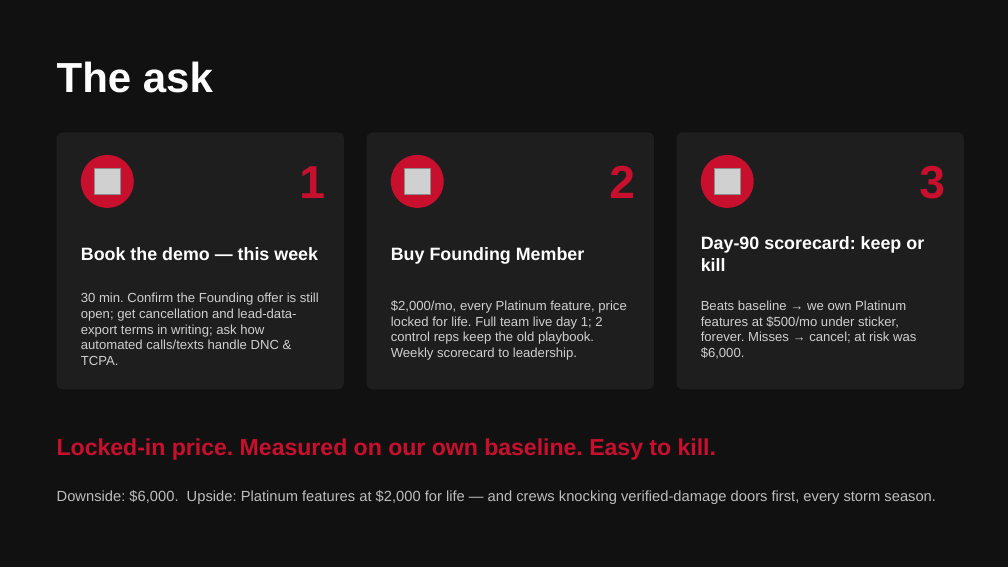
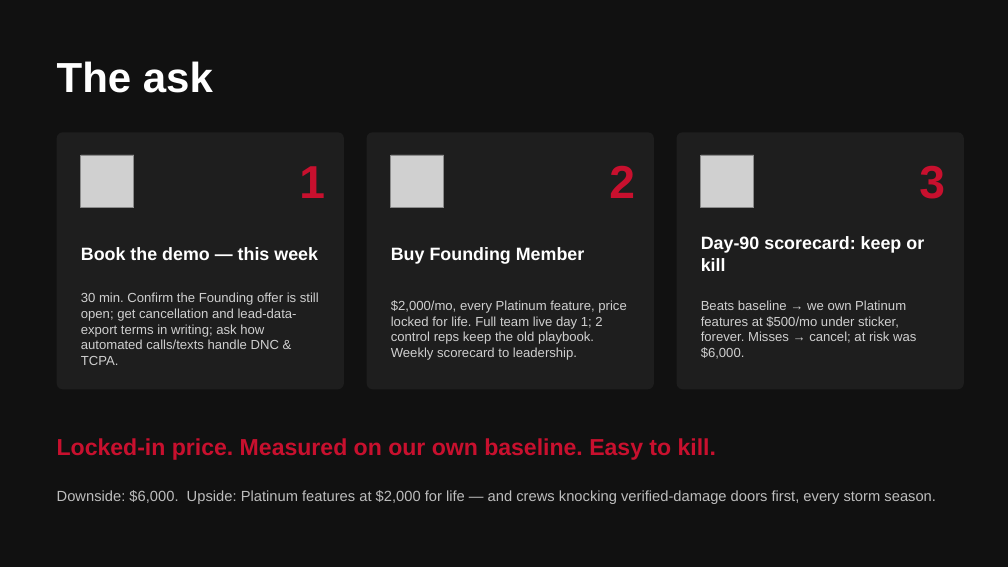
Before and after one commit to DommyD26/roofing-site-template, a slide deck: slide 12 of pitch/Storm-Scout-Pitch.pptx. Drawn at 1008x567 pixels with LibreOffice and Linux fonts; fonts in the diff are those of the drawing; grey boxes stand for pictures. Boxes give left, top, right and bottom in pixels: in the first picture for what was removed or moved away, otherwise in the second. Text is boxed around its words. In the diff, an @@ line names an element or a change of style, - is before the commit and + after.

```diff
--- a/pitch/Storm-Scout-Pitch.pptx
+++ b/pitch/Storm-Scout-Pitch.pptx
@@ picture: place and size @@
-picture at [95, 169, 120, 194]
+picture at [81, 155, 134, 208]
@@ ellipse removed at [81, 155, 134, 208] @@
@@ picture: place and size @@
-picture at [405, 169, 430, 194]
+picture at [391, 155, 444, 208]
@@ ellipse removed at [391, 155, 444, 208] @@
@@ picture: place and size @@
-picture at [715, 169, 740, 194]
+picture at [701, 155, 754, 208]
@@ ellipse removed at [701, 155, 754, 208] @@
```
Also in this commit, not shown: 7 other slides changed, 3 other files.
